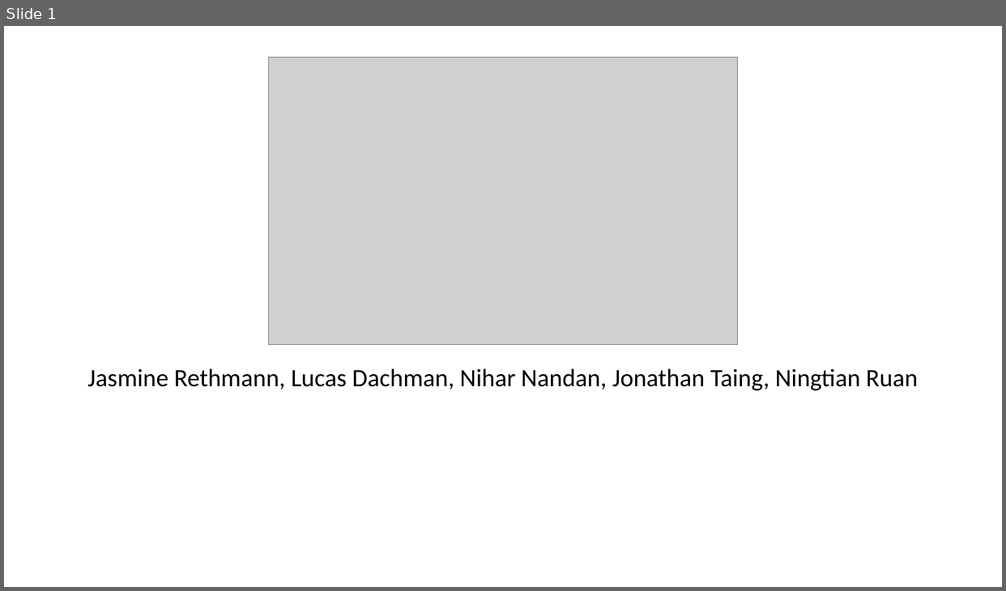
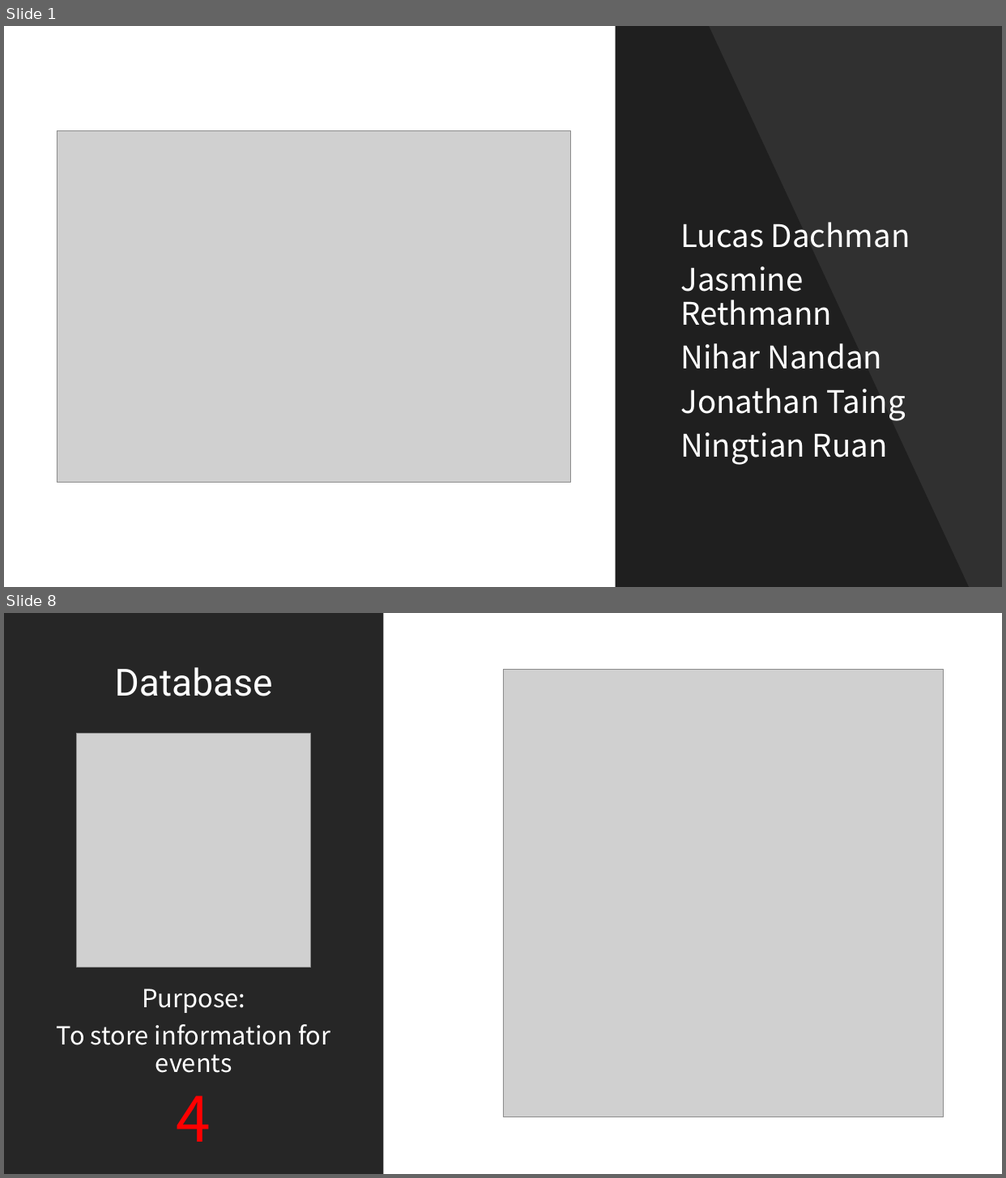
Before and after one commit to Computer-Girl/3308Project, a slide deck: ProjectPresentation.pptx. Shown one above the other, each under a label of ours: slide 1 before the commit, slides 1 and 8 after it; the slides between them are not shown. The pictures are 1006x591 and 1006x1178 pixels, drawn with LibreOffice and Linux fonts; fonts in the diff are those of the drawing; grey boxes stand for pictures. Boxes give left, top, right and bottom in pixels: in the first picture for what was removed or moved away, otherwise in the second. Text is boxed around its words. In the diff, an @@ line names an element or a change of style, - is before the commit and + after.

```diff
--- a/ProjectPresentation.pptx
+++ b/ProjectPresentation.pptx
@@ slide 8 added at [4, 613, 1002, 1174], background #FFFFFF @@
@@ rectangle added at [4, 613, 384, 1174], fill #262626 @@
@@ title added at [115, 667, 273, 696], 36 pt, text #FFFFFF @@
+Database
@@ picture added at [503, 670, 944, 1118] @@
@@ picture added at [77, 734, 310, 967] @@
@@ text added at [57, 989, 330, 1142], 24 pt, text #FFFFFF @@
+Purpose:
+To store information for events
+4
@@ slide 1 changed as well @@
@@ rectangle added at [616, 26, 1002, 587], fill #000000 at 81% opacity @@
@@ freeform shape added at [616, 26, 969, 587], fill #000000 at 35% opacity @@
@@ picture: place and size @@
-picture at [268, 58, 738, 345]
+picture at [57, 130, 570, 483]
@@ subtitle at [680, 222, 910, 465]: text changed; size 24 to 30 pt; font Calibri to Noto Sans CJK KR; text colour #000000 to #FFFFFF @@
-Jasmine Rethmann, Lucas Dachman, Nihar Nandan, Jonathan Taing, Ningtian Ruan
+Lucas Dachman
+Jasmine Rethmann
+Nihar Nandan
+Jonathan Taing
+Ningtian Ruan
```
Also in this commit, not shown: 2 other slides changed, 12 other slides added, 3 slides removed.
